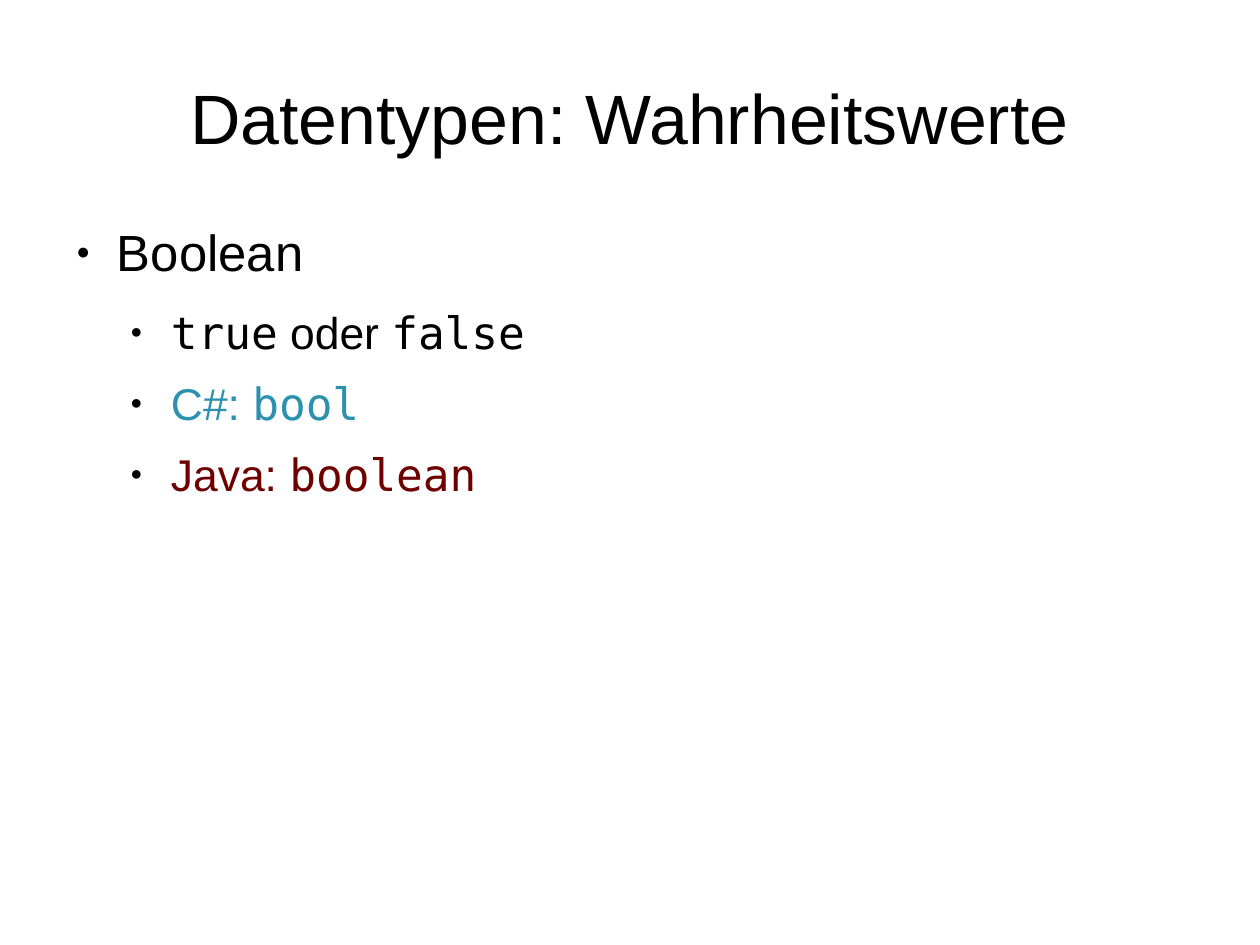
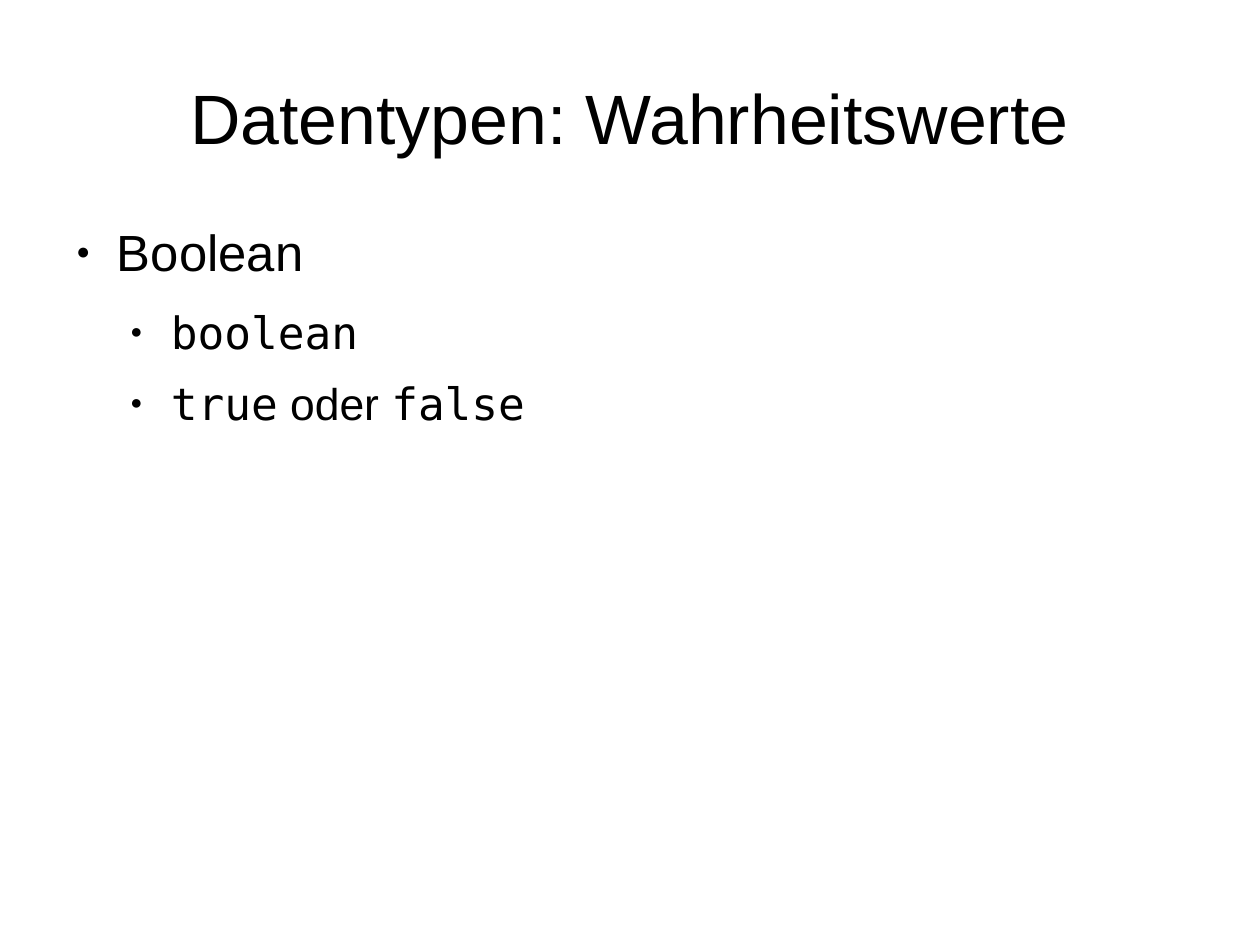
Before and after one commit to phdu/vorkurs, a slide deck: slide 8 of Tag_1/folien_tag_1.odp. Drawn at 1260x945 pixels with LibreOffice and Linux fonts; fonts in the diff are those of the drawing. Boxes give left, top, right and bottom in pixels: in the first picture for what was removed or moved away, otherwise in the second. Text is boxed around its words. In the diff, an @@ line names an element or a change of style, - is before the commit and + after.

```diff
--- a/Tag_1/folien_tag_1.odp
+++ b/Tag_1/folien_tag_1.odp
@@ text at (171,315,358,350): paragraph added @@
+  ● boolean
@@ text at (171,386,476,492): paragraphs removed @@
-  ● C#: bool
-  ● Java: boolean
```
Also in this commit, not shown: 11 other slides changed.
